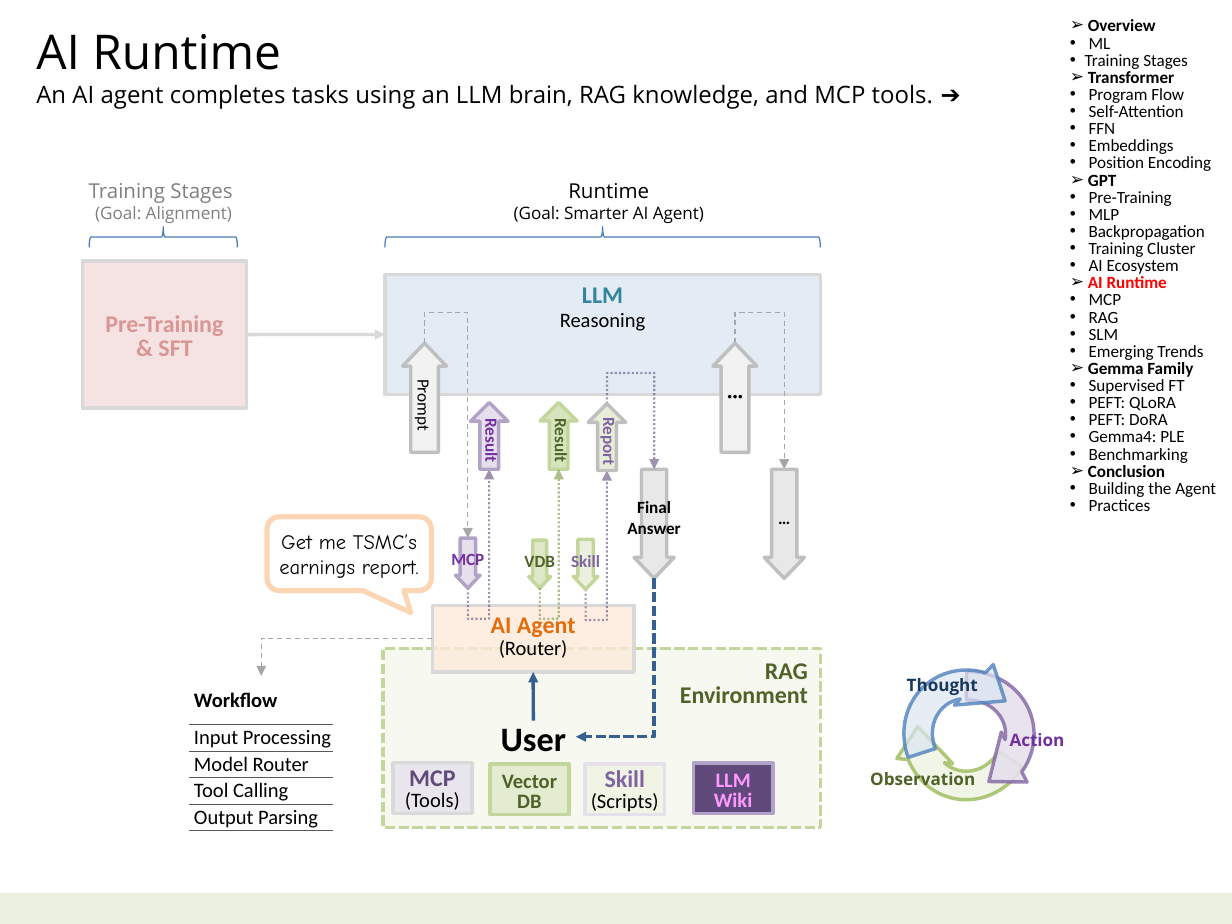
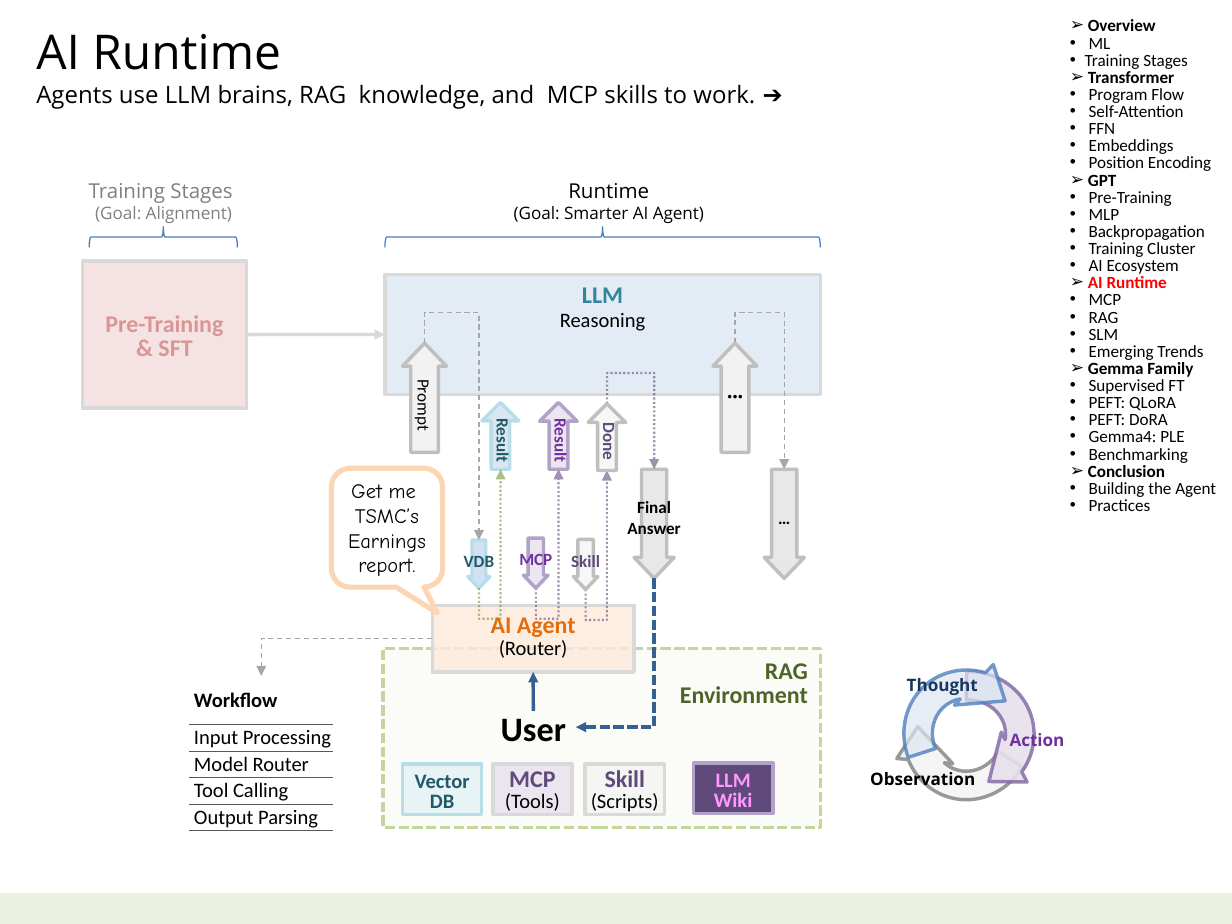
Before and after one commit to navibator/crazy-ai, a slide deck: slide 3 of ai-gemma.pptx. Drawn at 1232x924 pixels with LibreOffice and Linux fonts; fonts in the diff are those of the drawing. Boxes give left, top, right and bottom in pixels: in the first picture for what was removed or moved away, otherwise in the second. Text is boxed around its words. In the diff, an @@ line names an element or a change of style, - is before the commit and + after.

```diff
--- a/ai-gemma.pptx
+++ b/ai-gemma.pptx
@@ text at (36, 84, 755, 109): text changed @@
-An AI agent completes tasks using an LLM brain, RAG knowledge, and MCP tools. ➔
+Agents use LLM brains, RAG knowledge, and MCP skills to work. ➔
@@ elbow arrow moved from (425, 344) - (468, 538) to (425, 344) - (479, 540) @@
@@ up arrow "Result" at (482, 403, 519, 469): text colour #4F6228 to #215968; fill #D7E4BD to #DCE6F2; outline #C3D69B 2 pt to #B7DEE8 2 pt @@
@@ up arrow "Result" at (540, 403, 577, 469): fill #E6E0EC to #E6E0EC at 80% opacity @@
@@ up arrow "Done" at (588, 404, 625, 471): fill #D7E4BD at 60% opacity to #F2F2F2 at 60% opacity @@
@@ text in up arrow at (599, 426, 620, 459): text changed; text colour #8064A2 to #604A7B @@
-Report
+Done
@@ rounded speech box "Get me": place and size @@
-rounded speech box "Get me" at (267, 516, 431, 590)
+rounded speech box "Get me" at (331, 468, 442, 588)
@@ rounded speech box "Get me" at (331, 468, 442, 588): proportions changed @@
@@ 1 up arrow, 1 down arrow, 1 elbow arrow: place and size @@
-1 up arrow, 1 down arrow, 1 elbow arrow at (529, 403, 577, 618)
+1 up arrow, 1 down arrow, 1 elbow arrow at (468, 403, 519, 618)
@@ 1 down arrow, 1 up arrow, 1 elbow arrow: place and size @@
-1 down arrow, 1 up arrow, 1 elbow arrow at (456, 403, 508, 618)
+1 down arrow, 1 up arrow, 1 elbow arrow at (524, 403, 577, 618)
@@ text in rounded speech box at (348, 484, 426, 576): text changed @@
-Get me TSMC’s
-earnings report.
+Get me
+TSMC’s
+Earnings
+report.
@@ down arrow "MCP" at (524, 538, 548, 589): fill #E6E0EC to #E6E0EC at 80% opacity @@
@@ down arrow "VDB" at (468, 540, 490, 588): text colour #4F6228 to #215968; fill #D7E4BD at 80% opacity to #C6D9F1 at 80% opacity; outline #C3D69B 2 pt to #B7DEE8 2 pt @@
@@ down arrow "Skill" at (573, 540, 598, 590): text colour #8064A2 to #604A7B; fill #EBF1DE to #F2F2F2 at 60% opacity; outline #C3D69B 2 pt to #BFBFBF 2 pt @@
@@ elbow arrow moved from (654, 578) - (575, 737) to (654, 578) - (575, 727) @@
@@ rectangle "RAG" at (383, 648, 821, 827): fill #EBF1DE at 40% opacity to #EBF1DE at 20% opacity @@
@@ circular arrow at (871, 631, 1065, 830): fill #EBF1DE at 70% opacity to #F2F2F2 at 70% opacity; outline #9BBB59 2 pt to #808080 2 pt @@
@@ arrow moved from (533, 721) - (533, 673) to (533, 711) - (533, 673) @@
@@ text "User": place and size @@
-text "User" at (501, 728, 566, 752)
+text "User" at (501, 718, 566, 742)
@@ rectangle "Vector": place and size @@
-rectangle "Vector" at (490, 764, 569, 814)
+rectangle "Vector" at (403, 764, 482, 814)
@@ rectangle "Vector" at (403, 764, 482, 814): text colour #4F6228 to #215968; fill #D7E4BD at 60% opacity to #DBEEF4 at 60% opacity; outline #C3D69B 2 pt to #B7DEE8 2 pt @@
@@ rectangle "MCP": place and size @@
-rectangle "MCP" at (393, 763, 472, 813)
+rectangle "MCP" at (493, 764, 572, 814)
@@ rectangle "Skill" at (585, 764, 664, 814): fill #EBF1DE at 60% opacity to #F2F2F2 at 60% opacity; outline #E6E0EC 2 pt to #D9D9D9 2 pt @@
@@ text in rectangle at (605, 770, 645, 787): text colour #8064A2 to #604A7B in "Skill" @@
@@ text "Observation" at (870, 769, 975, 790): text colour #4F6228 to #000000 @@
```
Also in this commit, not shown: 4 other slides changed, 2 slides removed, 1 other file.
